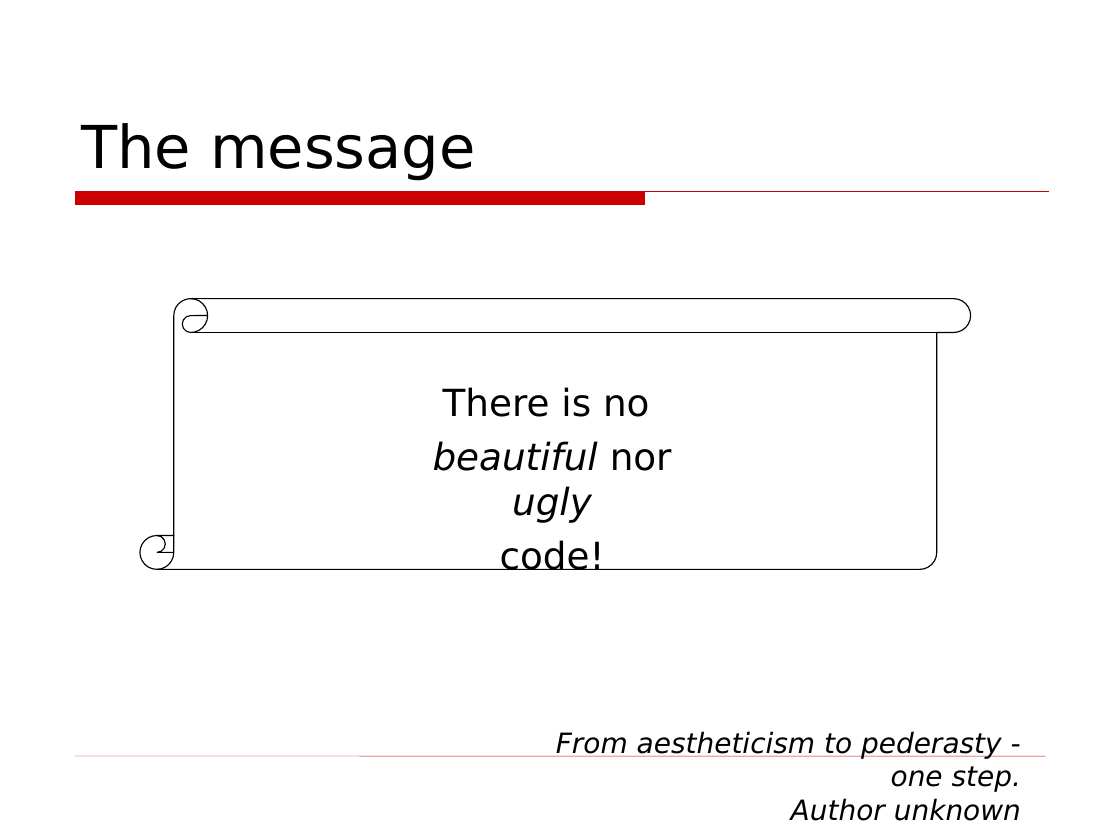
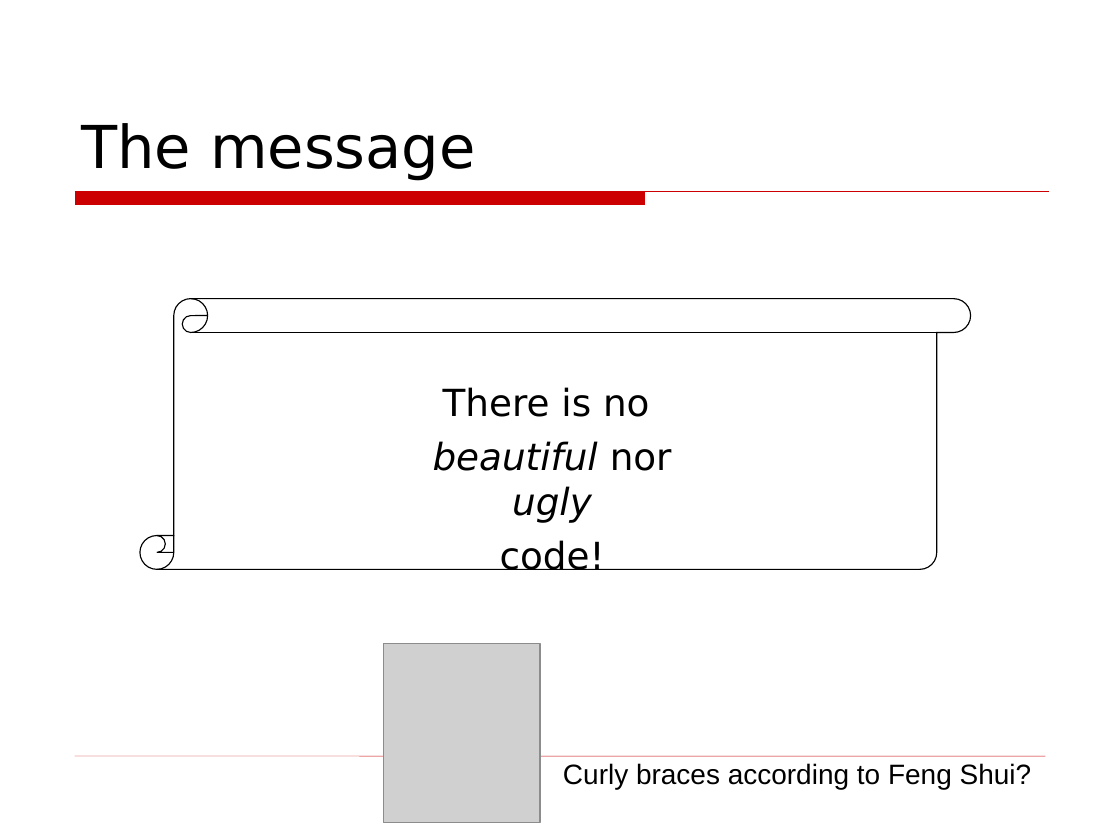
Before and after one commit to asolntsev/presentations, a slide deck: slide 25 of wtf-code/WTF_code.topconf.en.ppt. Drawn at 1120x840 pixels with LibreOffice and Linux fonts; fonts in the diff are those of the drawing; grey boxes stand for pictures; background and template pictures are left out. Boxes give left, top, right and bottom in pixels: in the first picture for what was removed or moved away, otherwise in the second. Text is boxed around its words. In the diff, an @@ line names an element or a change of style, - is before the commit and + after.

Commit message:
Added FengShui

```diff
--- a/wtf-code/WTF_code.topconf.en.ppt
+++ b/wtf-code/WTF_code.topconf.en.ppt
@@ picture added at (383, 643, 540, 822) @@
@@ text removed at (556, 731, 1021, 821) @@
-From aestheticism to pederasty - one step.
-Author unknown
@@ text added at (563, 763, 1032, 789), 18 pt, text #000000 @@
+Curly braces according to Feng Shui?
```
Also in this commit, not shown: 10 other slides changed.
